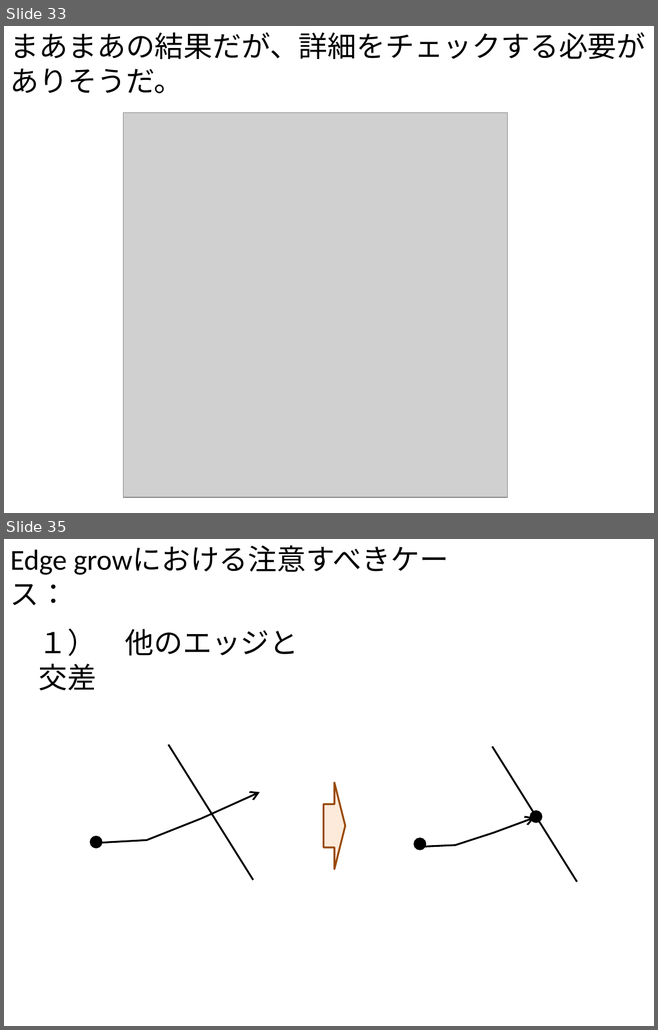
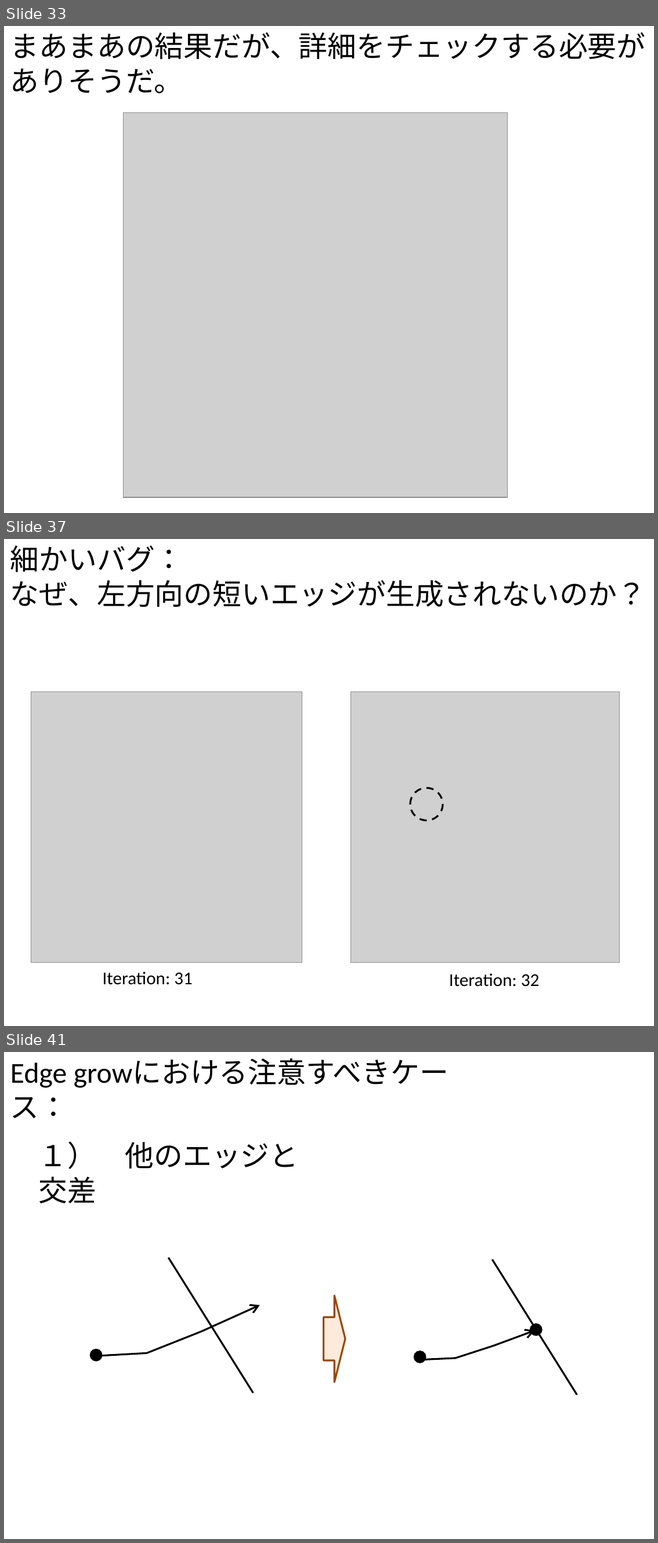
Before and after one commit to gnishida/RoadDesigner, a slide deck: RoadDesigner.pptx. Shown one above the other, each under a label of ours: slides 33 and 35 before the commit, slides 33, 37 and 41 after it; the slides between them are not shown. The pictures are 658x1030 and 658x1543 pixels, drawn with LibreOffice and Linux fonts; fonts in the diff are those of the drawing; grey boxes stand for pictures. Boxes give left, top, right and bottom in pixels: in the first picture for what was removed or moved away, otherwise in the second. Text is boxed around its words. In the diff, an @@ line names an element or a change of style, - is before the commit and + after.

```diff
--- a/RoadDesigner.pptx
+++ b/RoadDesigner.pptx
@@ slide 37 added at (4, 539, 654, 1026), background #FFFFFF @@
@@ text added at (10, 545, 646, 607), 32 pt, text #000000 @@
+細かいバグ：
+なぜ、左方向の短いエッジが生成されないのか？
@@ picture added at (31, 692, 302, 962) @@
@@ picture added at (350, 692, 619, 962) @@
@@ ellipse added at (410, 788, 442, 820), outline #000000 2 pt dashed @@
@@ text added at (103, 972, 192, 985), 20 pt, text #000000 @@
+Iteration: 31
@@ text added at (449, 973, 539, 987), 20 pt, text #000000 @@
+Iteration: 32
@@ what was slide 35 is now slide 41 @@
```
Also in this commit, not shown: 1 slide changed, 5 other slides added, 4 other files.
